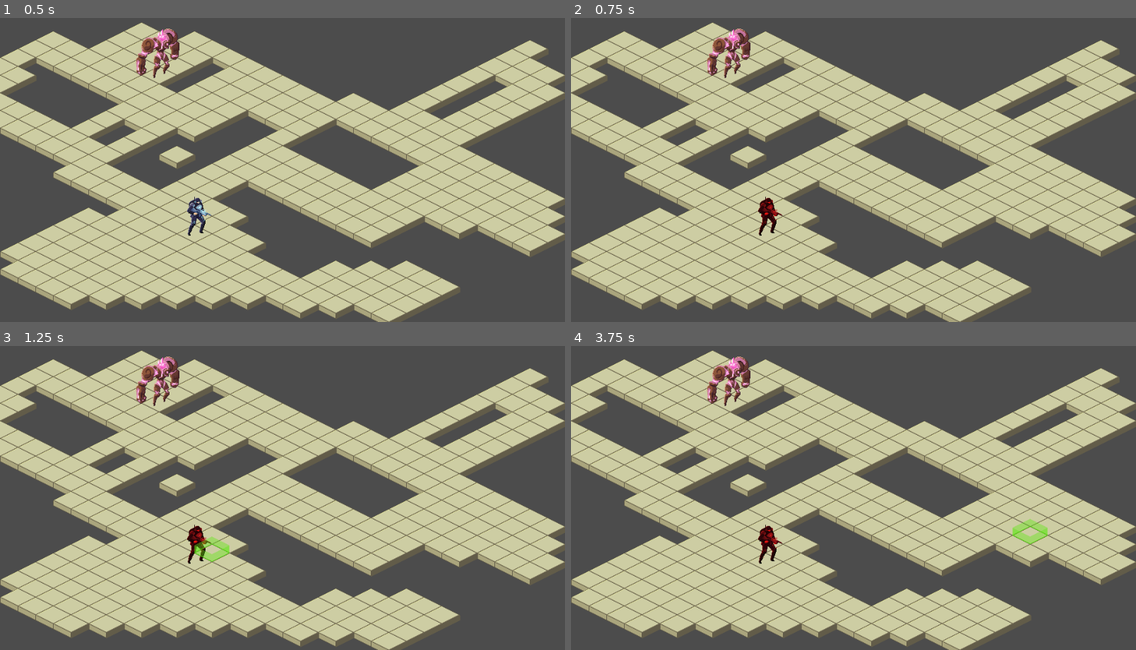
Above: before the commit, frames 1-4 (two rows, left to right).
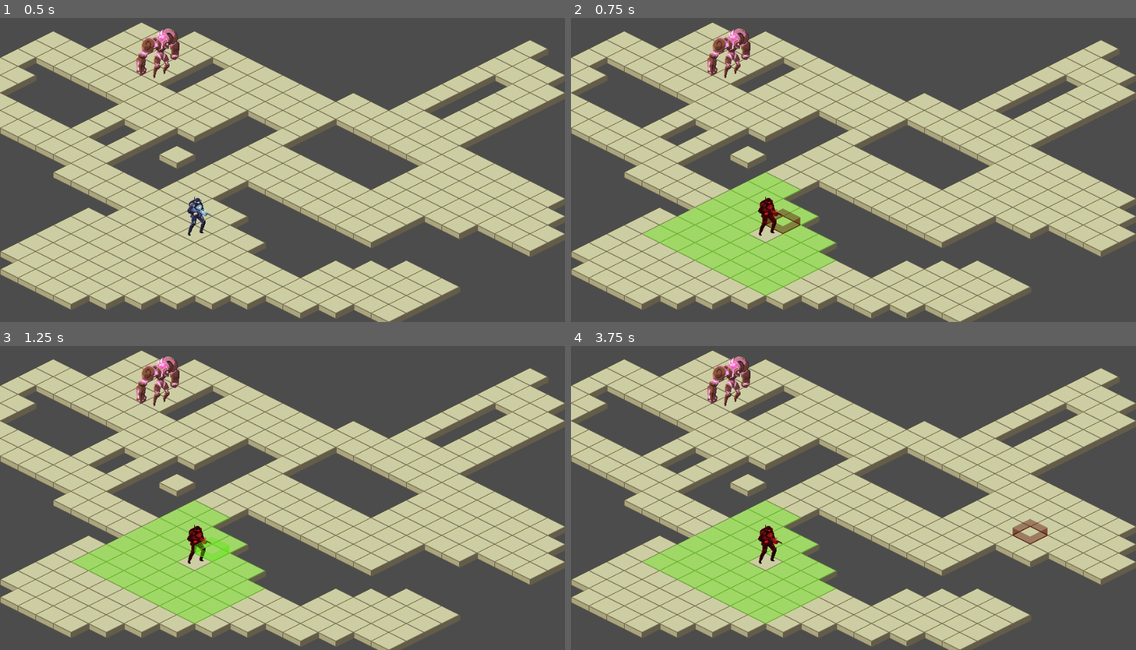
Above: after the commit, the same moments.

Repository: gamerevar/proyecto-comunitario-1-gd
Game: Godot game, scene res://scenes/TestScenes/TestScene.tscn
The game is run twice, just before and just after one commit, with the same random seed, the same clock (stepped at 60 frames per second) and the same inputs. This scene is started directly instead of the project's main scene.
Inputs (mouse positions are in pixels of both pictures, inside the frame that each line leads up to):
- Up to frame 1 (0.5 s): no input
- Up to frame 2 (0.75 s): tap Enter at 0.5 s; move the mouse to (768, 224) at 0.52 s; click (768, 224) at 0.67 s
- Up to frame 3 (1.25 s): no input
- Up to frame 4 (3.75 s): tap Space at 1.25, 2.75 s; move the mouse to (740, 507) at 1.27 s; click (740, 507) at 1.42 s; tap Enter at 2, 3.5 s; move the mouse to (910, 422) at 2.02 s; click (910, 422) at 2.17 s; move the mouse to (825, 555) at 2.77 s; click (825, 555) at 2.92 s; move the mouse to (1023, 537) at 3.52 s; click (1023, 537) at 3.67 s

Frame 1 is identical in both runs. In frame 2, 7.0% of the frame differs, in the area x 12-47%, y 50-92%; in frame 3, 6.9%; in frame 4, 7.3%, in the area x 12-85%, y 50-92%.

Commit message:
change Cursor logic to fit the A*TileMap

Diff:
--- a/scenes/Cursor/Cursor.gd
+++ b/scenes/Cursor/Cursor.gd
@@ -6,42 +6,46 @@
 	UNIT_CANT_REACH
 }
 
-var current_Mode = Mode.IDLE
+export var tile_map_hilight_node_path : NodePath
+
+var current_mode = Mode.IDLE
 var current_tile : Vector2
-var current_unit : Area2D
+var current_unit : Area2D #DELETE this is just for testing.
 var selected_unit : Area2D
+var valid_tiles : Array
 
 onready var mouse_container := $MouseContainer #containes everything that moves with the Cursor
 onready var Tile_container := $TileContainer #containes everything that moves depending the grid
-onready var tile_map := get_parent()
-
+onready var tile_map_a_star := get_parent()
+onready var tile_map_hilight := get_node(tile_map_hilight_node_path)
 
 func _ready()-> void:
 	change_mode(Mode.IDLE)
 
-
 func _unhandled_input(event)-> void:
 	var mouse_position := get_global_mouse_position()
-	current_tile = tile_map.world_to_map(mouse_position)
+	current_tile = tile_map_a_star.world_to_map(mouse_position)
 
 	mouse_container.global_position = mouse_position
-	Tile_container.global_position = tile_map.map_to_world(current_tile)
+	Tile_container.global_position = tile_map_a_star.map_to_world(current_tile)
 
 	check_tile_state()
 
 	if event is InputEventMouseButton:
-		if event.button_index == BUTTON_RIGHT and current_Mode == Mode.UNIT_CAN_REACH:
-			create_and_send_path(tile_map.map_to_world(current_tile))
+		if event.button_index == BUTTON_RIGHT and current_mode == Mode.UNIT_CAN_REACH:
+			send_path(current_tile)
+			tile_map_hilight.clean_hilights()
 
-		#DELETE when units are seleted from an other place
+		#DELETE this is just for testing.
 		if event.button_index == BUTTON_LEFT and current_unit != null:
 			set_unit(current_unit)
-
+			valid_tiles = tile_map_a_star.get_reachable_tiles(tile_map_a_star.world_to_map(selected_unit.global_position), selected_unit.max_movement)
+			tile_map_hilight.set_reachable_hilights(valid_tiles)
 
 
 func change_mode(mode := Mode.NONE)-> void:
-	current_Mode = mode
-	match current_Mode:
+	current_mode = mode
+	match current_mode:
 		Mode.IDLE:
 			$TileContainer/WalkTileSprite.visible = false
 			$TileContainer/NotWalkTileSprite.visible = false
@@ -55,27 +59,28 @@
 
 func check_tile_state()-> void:
 	if selected_unit == null:
-		return
+		change_mode(Mode.IDLE)
 
-	if tile_map.get_cellv(current_tile) == 2:
+	if valid_tiles.has(current_tile):
 		change_mode(Mode.UNIT_CAN_REACH)
 	else:
 		change_mode(Mode.UNIT_CANT_REACH)
 
-func create_and_send_path(endpoint)-> void:
-	var start_point = selected_unit.global_position
-	endpoint = endpoint + Vector2(0, 8) #for setting it in the middle of the tile
-	selected_unit._update_way(2)#TODO
+func send_path(end_point)-> void:
+	var start_point = tile_map_a_star.world_to_map(selected_unit.global_position)
+	var path = tile_map_a_star.get_astar_path_in_wolrd(start_point, end_point)
+	selected_unit.move(path)
 
-func set_unit(unit: Area2D = null):
+func set_unit(unit: Area2D = null)-> void:
 	selected_unit = unit
-	selected_unit.select() #DELETE just for testing.
+	if selected_unit != null:
+		selected_unit.select() #DELETE this is just for testing.
+
 
 #for storing wich unit the mouse is hovering.
-#DELETE when units are seleted from an other place
+#DELETE this is just for testing.
 func _on_AllyArea_area_entered(area)-> void:
 	current_unit = area
 
-
 func _on_AllyArea_area_exited(_area)-> void:
 	current_unit = null
--- a/scenes/TestScenes/CursorTest/TESTplayer.gd
+++ b/scenes/TestScenes/CursorTest/TESTplayer.gd
@@ -7,15 +7,19 @@
 func get_max_movement():
 	return max_movement
 
-func _update_way(path):
+func move(path):
 	for point in path:
-		$"Tween".interpolate_property($".", "global_position", position, point, 0.5, Tween.TRANS_LINEAR)
+		$"Tween".interpolate_property($".", "global_position", position, point, 0.3, Tween.TRANS_LINEAR)
 		$"Tween".start()
-		yield(get_tree().create_timer(0.5), "timeout")
+		yield(get_tree().create_timer(0.3), "timeout")
 
 func select():
 	selected = true
 	$base_soldier.modulate = Color(0.972549, 0.105882, 0.105882)
+
+func unselect():
+	selected = false
+	$base_soldier.modulate = Color(1, 1, 1)
 
 func _on_Player_mouse_entered():
 	if not selected:
--- a/scenes/TestScenes/TestScene.tscn
+++ b/scenes/TestScenes/TestScene.tscn
@@ -66,6 +66,7 @@
 script = ExtResource( 6 )
 
 [node name="Cursor" parent="FloorContainer/TileMapFloor" instance=ExtResource( 2 )]
+tile_map_hilight_node_path = NodePath("../../TileMapFloorHilight")
 
 [node name="TileMapFloorHilight" type="TileMap" parent="FloorContainer"]
 mode = 1
